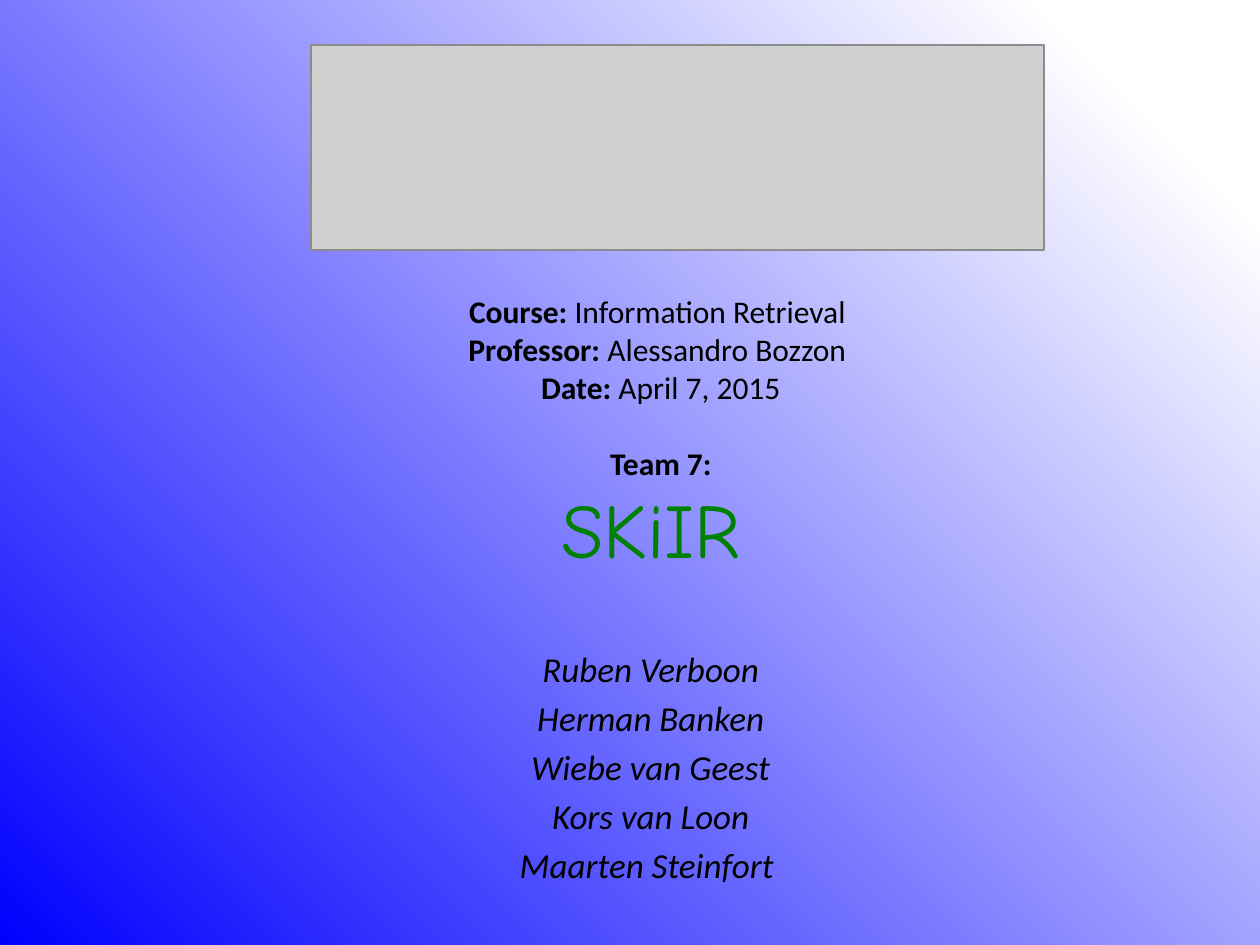
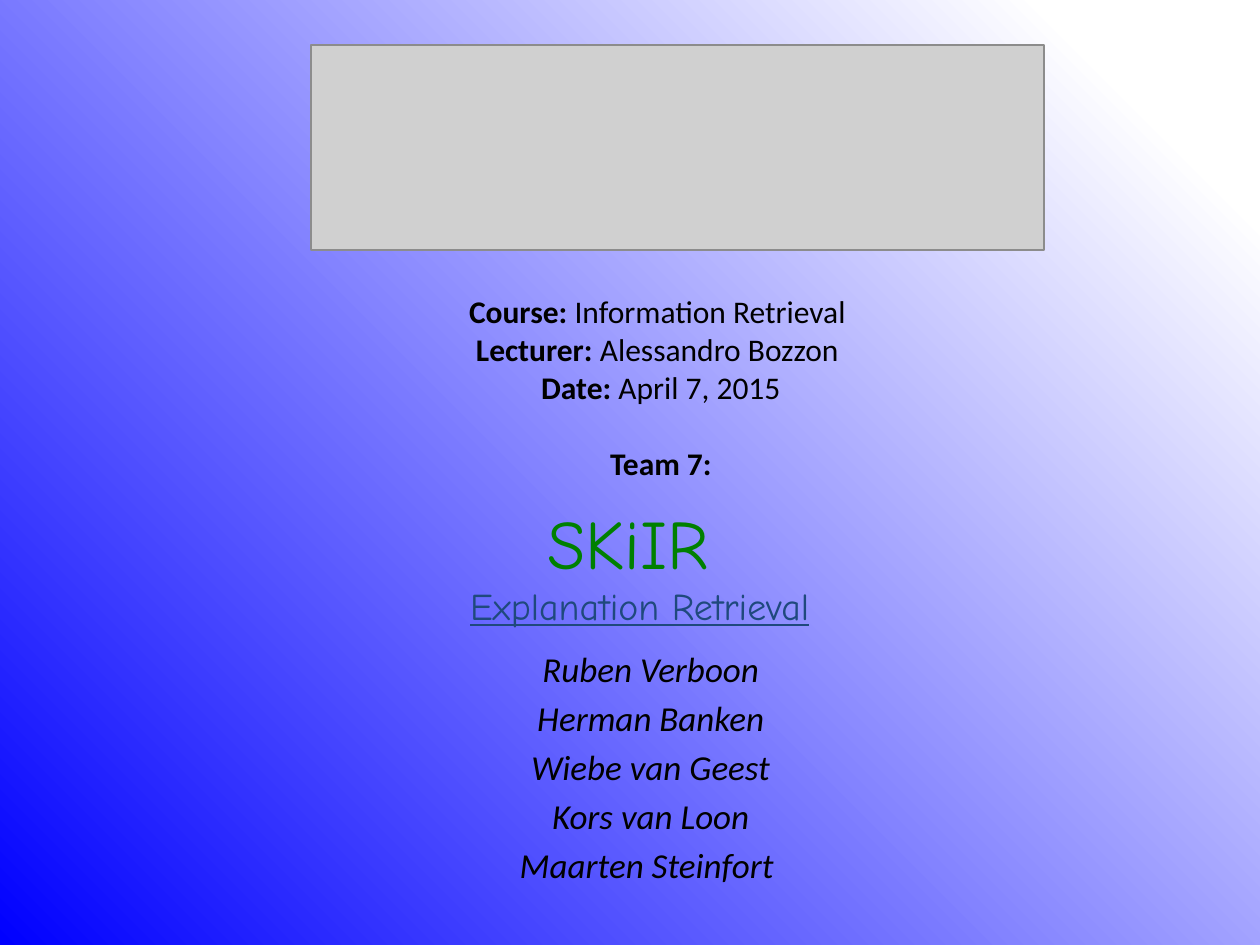
Before and after one commit to rubenverboon/skiir, a slide deck: slide 1 of Presentation/Final_presentation_group_002.pptx. Drawn at 1260x945 pixels with LibreOffice and Linux fonts; fonts in the diff are those of the drawing; grey boxes stand for pictures. Boxes give left, top, right and bottom in pixels: in the first picture for what was removed or moved away, otherwise in the second. Text is boxed around its words. In the diff, an @@ line names an element or a change of style, - is before the commit and + after.

```diff
--- a/Presentation/Final_presentation_group_002.pptx
+++ b/Presentation/Final_presentation_group_002.pptx
@@ text at (x1=476, y1=339, x2=839, y2=362): text changed @@
-Professor: Alessandro Bozzon
+Lecturer: Alessandro Bozzon
@@ title at (x1=470, y1=522, x2=809, y2=627): text changed; size 44 to 21.6 pt; text colour #008000 to #1F497D @@
-SKiIR
+SKiIR
+Explanation Retrieval
```
Also in this commit, not shown: 7 other slides changed, 15 slides added, 1 slide removed.
